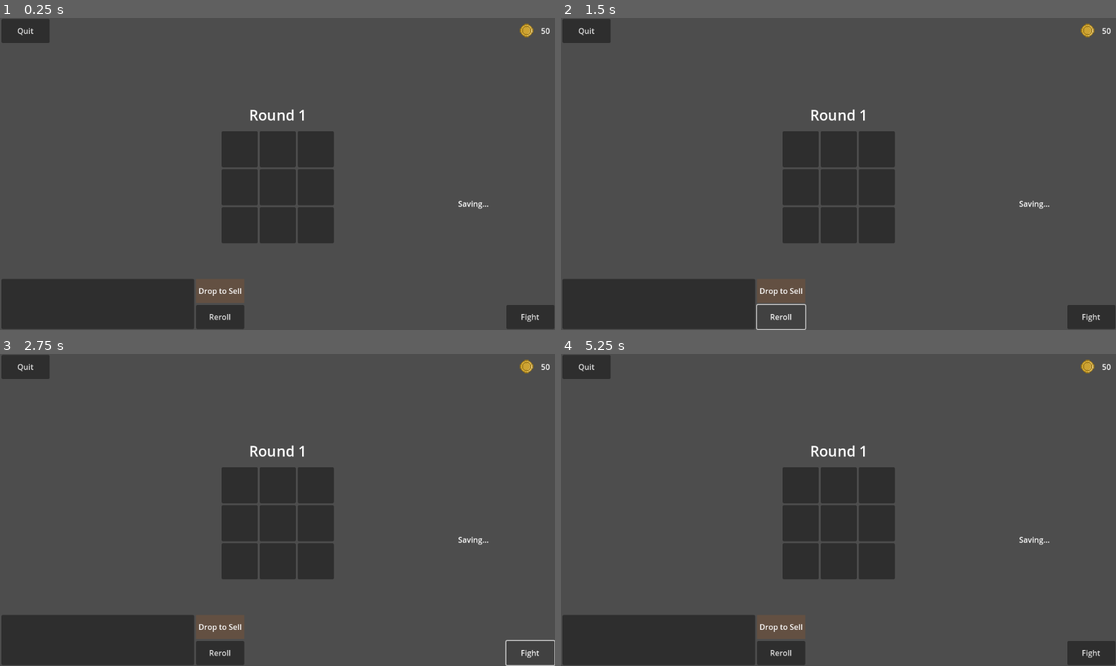
Above: before the commit, frames 1-4 (two rows, left to right).
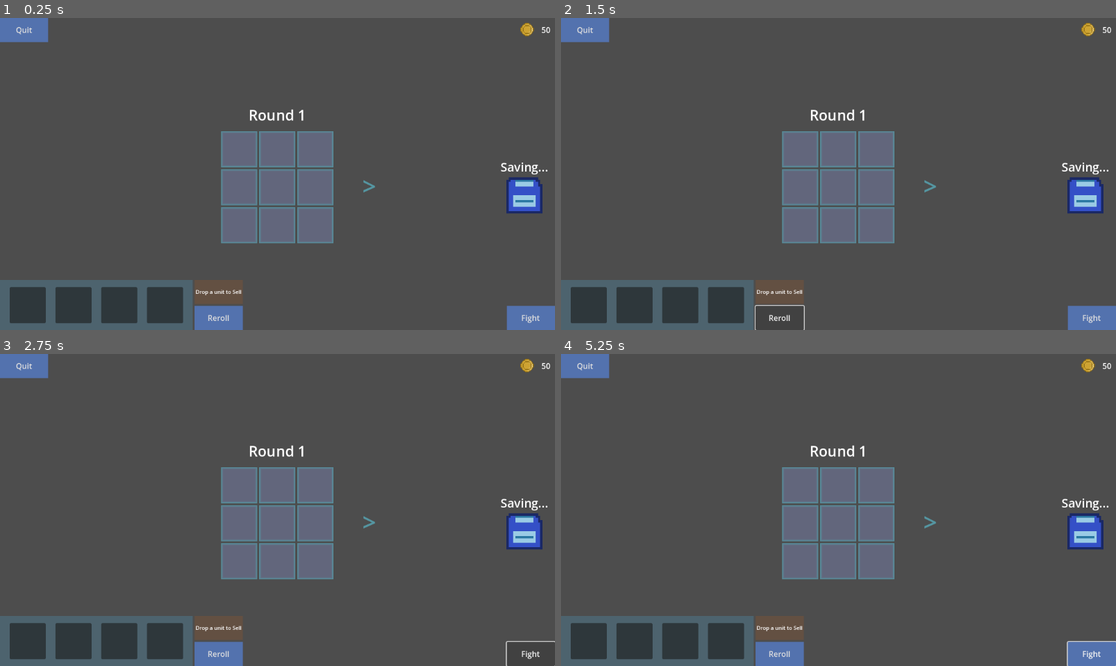
Above: after the commit, the same moments.

Repository: FontysRyan/PizzaProject1St2
Game: Godot game, scene res://Scenes/Buildscreen.tscn
The game is run twice, just before and just after one commit, with the same random seed, the same clock (stepped at 60 frames per second) and the same inputs.
Inputs (mouse positions are in pixels of both pictures, inside the frame that each line leads up to):
- Up to frame 1 (0.25 s): no input
- Up to frame 2 (1.5 s): click (1066, 211) at 0.5 s, where only the run before the commit has a clickable "Saving..."; click "Reroll" at 1.25 s
- Up to frame 3 (2.75 s): click "Fight" at 2 s
- Up to frame 4 (5.25 s): click (1066, 547) at 2.75 s, where only the run before the commit has a clickable "Saving..."; click "Reroll" at 3.5 s; click "Fight" at 4.25 s; click (1066, 547) at 5 s, where only the run before the commit has a clickable "Saving..."

The runs differ from the first frame. In frame 1, 13% of the frame differs, in the area x 0-100%, y 0-100%; in frame 2, 13%; in frame 3, 12%; in frame 4, 13%.

Commit message:
Update BuildScreen UI and add export preset
Enhanced BuildScreen UI with new style boxes, layout changes, and improved panel organization. Added export_presets.cfg for Windows Desktop builds and updated project settings for texture filtering. Minor adjustments to Buildscreen.tscn layout.

Diff:
--- a/Assets/UI/BuildScreen (updating).tscn
+++ b/Assets/UI/BuildScreen (updating).tscn
@@ -1,9 +1,25 @@
-[gd_scene load_steps=4 format=3 uid="uid://bn6smkpg6s5j7"]
+[gd_scene load_steps=8 format=3 uid="uid://bn6smkpg6s5j7"]
 
 [ext_resource type="Texture2D" uid="uid://rycsoe04v3ks" path="res://Assets/Sprites/UI related sprites/Coin/Coin-1.png.png" id="1_ahrpf"]
+[ext_resource type="Texture2D" uid="uid://bvf5yk8qs5jqj" path="res://Assets/Sprites/UI related sprites/puixel-icons/icons/flat/save.png" id="2_s1iif"]
+
+[sub_resource type="StyleBoxFlat" id="StyleBoxFlat_k2x8r"]
+bg_color = Color(0.32697207, 0.44706702, 0.6812702, 1)
 
 [sub_resource type="StyleBoxFlat" id="StyleBoxFlat_s1iif"]
 draw_center = false
+
+[sub_resource type="StyleBoxFlat" id="StyleBoxFlat_rs5d1"]
+bg_color = Color(0.54488236, 0.5812897, 0.82444507, 0.3529412)
+border_width_left = 5
+border_width_top = 5
+border_width_right = 5
+border_width_bottom = 5
+border_color = Color(0.3647059, 0.88235295, 0.9764706, 0.49411765)
+border_blend = true
+
+[sub_resource type="StyleBoxFlat" id="StyleBoxFlat_33jvu"]
+bg_color = Color(0.3019608, 0.47843137, 0.5686275, 0.49411765)
 
 [sub_resource type="StyleBoxFlat" id="StyleBoxFlat_ahrpf"]
 bg_color = Color(0.6239458, 0.34506497, 0.14683115, 0.27058825)
@@ -38,6 +54,7 @@
 [node name="QuitButton" type="Button" parent="MarginContainer/TopBar/HBoxContainer2"]
 custom_minimum_size = Vector2(100, 50)
 layout_mode = 2
+theme_override_styles/normal = SubResource("StyleBoxFlat_k2x8r")
 text = "Quit"
 
 [node name="HBoxContainer" type="HBoxContainer" parent="MarginContainer/TopBar"]
@@ -93,71 +110,107 @@
 layout_mode = 2
 size_flags_horizontal = 4
 size_flags_vertical = 4
+theme_override_styles/panel = SubResource("StyleBoxFlat_rs5d1")
 
 [node name="Panel2" type="Panel" parent="MarginContainer/CenterContainer/Board"]
 custom_minimum_size = Vector2(75, 75)
 layout_mode = 2
 size_flags_horizontal = 4
 size_flags_vertical = 4
+theme_override_styles/panel = SubResource("StyleBoxFlat_rs5d1")
 
 [node name="Panel3" type="Panel" parent="MarginContainer/CenterContainer/Board"]
 custom_minimum_size = Vector2(75, 75)
 layout_mode = 2
 size_flags_horizontal = 4
 size_flags_vertical = 4
+theme_override_styles/panel = SubResource("StyleBoxFlat_rs5d1")
 
 [node name="Panel4" type="Panel" parent="MarginContainer/CenterContainer/Board"]
 custom_minimum_size = Vector2(75, 75)
 layout_mode = 2
 size_flags_horizontal = 4
 size_flags_vertical = 4
+theme_override_styles/panel = SubResource("StyleBoxFlat_rs5d1")
 
 [node name="Panel5" type="Panel" parent="MarginContainer/CenterContainer/Board"]
 custom_minimum_size = Vector2(75, 75)
 layout_mode = 2
 size_flags_horizontal = 4
 size_flags_vertical = 4
+theme_override_styles/panel = SubResource("StyleBoxFlat_rs5d1")
 
 [node name="Panel6" type="Panel" parent="MarginContainer/CenterContainer/Board"]
 custom_minimum_size = Vector2(75, 75)
 layout_mode = 2
 size_flags_horizontal = 4
 size_flags_vertical = 4
+theme_override_styles/panel = SubResource("StyleBoxFlat_rs5d1")
 
 [node name="Panel7" type="Panel" parent="MarginContainer/CenterContainer/Board"]
 custom_minimum_size = Vector2(75, 75)
 layout_mode = 2
 size_flags_horizontal = 4
 size_flags_vertical = 4
+theme_override_styles/panel = SubResource("StyleBoxFlat_rs5d1")
 
 [node name="Panel8" type="Panel" parent="MarginContainer/CenterContainer/Board"]
 custom_minimum_size = Vector2(75, 75)
 layout_mode = 2
 size_flags_horizontal = 4
 size_flags_vertical = 4
+theme_override_styles/panel = SubResource("StyleBoxFlat_rs5d1")
 
 [node name="Panel9" type="Panel" parent="MarginContainer/CenterContainer/Board"]
 custom_minimum_size = Vector2(75, 75)
 layout_mode = 2
 size_flags_horizontal = 4
 size_flags_vertical = 4
+theme_override_styles/panel = SubResource("StyleBoxFlat_rs5d1")
 
 [node name="RightPanel" type="VBoxContainer" parent="MarginContainer"]
-custom_minimum_size = Vector2(200, 200)
+custom_minimum_size = Vector2(400, 300)
 layout_mode = 2
 size_flags_horizontal = 8
 size_flags_vertical = 4
 alignment = 2
 
-[node name="SavingIcon" type="TextureButton" parent="MarginContainer/RightPanel"]
-custom_minimum_size = Vector2(50, 50)
-layout_mode = 2
-
-[node name="SavingLabel" type="Label" parent="MarginContainer/RightPanel/SavingIcon"]
-layout_mode = 0
-offset_right = 40.0
-offset_bottom = 23.0
+[node name="HBoxContainer" type="HBoxContainer" parent="MarginContainer/RightPanel"]
+custom_minimum_size = Vector2(0, 250)
+layout_mode = 2
+size_flags_vertical = 4
+alignment = 2
+
+[node name="RoundsLabel" type="Label" parent="MarginContainer/RightPanel/HBoxContainer"]
+layout_mode = 2
+size_flags_horizontal = 2
+theme_override_colors/font_color = Color(0.3647059, 0.88235295, 0.9764706, 0.49411765)
+theme_override_font_sizes/font_size = 50
+text = ">"
+vertical_alignment = 1
+
+[node name="SavingIconContainer" type="VBoxContainer" parent="MarginContainer/RightPanel/HBoxContainer"]
+layout_mode = 2
+size_flags_horizontal = 8
+size_flags_vertical = 6
+
+[node name="SavingLabel" type="Label" parent="MarginContainer/RightPanel/HBoxContainer/SavingIconContainer"]
+layout_mode = 2
+size_flags_horizontal = 4
+theme_override_font_sizes/font_size = 25
 text = "Saving..."
+
+[node name="TextureRect" type="TextureRect" parent="MarginContainer/RightPanel/HBoxContainer/SavingIconContainer"]
+custom_minimum_size = Vector2(75, 75)
+layout_mode = 2
+size_flags_horizontal = 4
+size_flags_vertical = 4
+texture = ExtResource("2_s1iif")
+
+[node name="Padding" type="Panel" parent="MarginContainer/RightPanel/HBoxContainer"]
+custom_minimum_size = Vector2(10, 0)
+layout_mode = 2
+theme_override_styles/panel = SubResource("StyleBoxFlat_s1iif")
 
 [node name="BottomBar" type="HBoxContainer" parent="MarginContainer"]
 custom_minimum_size = Vector2(0, 100)
@@ -168,6 +221,48 @@
 custom_minimum_size = Vector2(400, 0)
 layout_mode = 2
 size_flags_horizontal = 0
+theme_override_styles/panel = SubResource("StyleBoxFlat_33jvu")
+
+[node name="GridContainer" type="GridContainer" parent="MarginContainer/BottomBar/Panel"]
+layout_mode = 1
+anchors_preset = 8
+anchor_left = 0.5
+anchor_top = 0.5
+anchor_right = 0.5
+anchor_bottom = 0.5
+offset_left = -156.0
+offset_top = -37.5
+offset_right = 156.0
+offset_bottom = 37.5
+grow_horizontal = 2
+grow_vertical = 2
+focus_mode = 1
+theme_override_constants/h_separation = 20
+columns = 4
+
+[node name="Panel7" type="Panel" parent="MarginContainer/BottomBar/Panel/GridContainer"]
+custom_minimum_size = Vector2(75, 75)
+layout_mode = 2
+size_flags_horizontal = 4
+size_flags_vertical = 4
+
+[node name="Panel8" type="Panel" parent="MarginContainer/BottomBar/Panel/GridContainer"]
+custom_minimum_size = Vector2(75, 75)
+layout_mode = 2
+size_flags_horizontal = 4
+size_flags_vertical = 4
+
+[node name="Panel9" type="Panel" parent="MarginContainer/BottomBar/Panel/GridContainer"]
+custom_minimum_size = Vector2(75, 75)
+layout_mode = 2
+size_flags_horizontal = 4
+size_flags_vertical = 4
+
+[node name="Panel10" type="Panel" parent="MarginContainer/BottomBar/Panel/GridContainer"]
+custom_minimum_size = Vector2(75, 75)
+layout_mode = 2
+size_flags_horizontal = 4
+size_flags_vertical = 4
 
 [node name="VBoxContainer" type="VBoxContainer" parent="MarginContainer/BottomBar"]
 layout_mode = 2
@@ -176,8 +271,9 @@
 [node name="SavingLabel" type="Label" parent="MarginContainer/BottomBar/VBoxContainer"]
 custom_minimum_size = Vector2(100, 50)
 layout_mode = 2
+theme_override_font_sizes/font_size = 11
 theme_override_styles/normal = SubResource("StyleBoxFlat_ahrpf")
-text = "Drop to Sell"
+text = "Drop a unit to Sell"
 horizontal_alignment = 1
 vertical_alignment = 1
 
@@ -186,6 +282,7 @@
 layout_mode = 2
 size_flags_horizontal = 2
 size_flags_vertical = 8
+theme_override_styles/normal = SubResource("StyleBoxFlat_k2x8r")
 text = "Reroll"
 
 [node name="FightButton" type="Button" parent="MarginContainer/BottomBar"]
@@ -193,4 +290,5 @@
 layout_mode = 2
 size_flags_horizontal = 10
 size_flags_vertical = 8
+theme_override_styles/normal = SubResource("StyleBoxFlat_k2x8r")
 text = "Fight"
--- a/Scenes/Buildscreen.tscn
+++ b/Scenes/Buildscreen.tscn
@@ -6,7 +6,5 @@
 
 [node name="Control" parent="." instance=ExtResource("1_uocje")]
 custom_minimum_size = Vector2(500, 500)
-offset_left = 3.0
-offset_top = 2.0
-offset_right = 1151.0
-offset_bottom = 646.0
+offset_right = 1152.0
+offset_bottom = 648.0
--- a/project.godot
+++ b/project.godot
@@ -14,3 +14,7 @@
 run/main_scene="uid://c1i5ujhj73u7f"
 config/features=PackedStringArray("4.5", "Forward Plus")
 config/icon="res://icon.svg"
+
+[rendering]
+
+textures/canvas_textures/default_texture_filter=0
Not shown, added: export_presets.cfg
